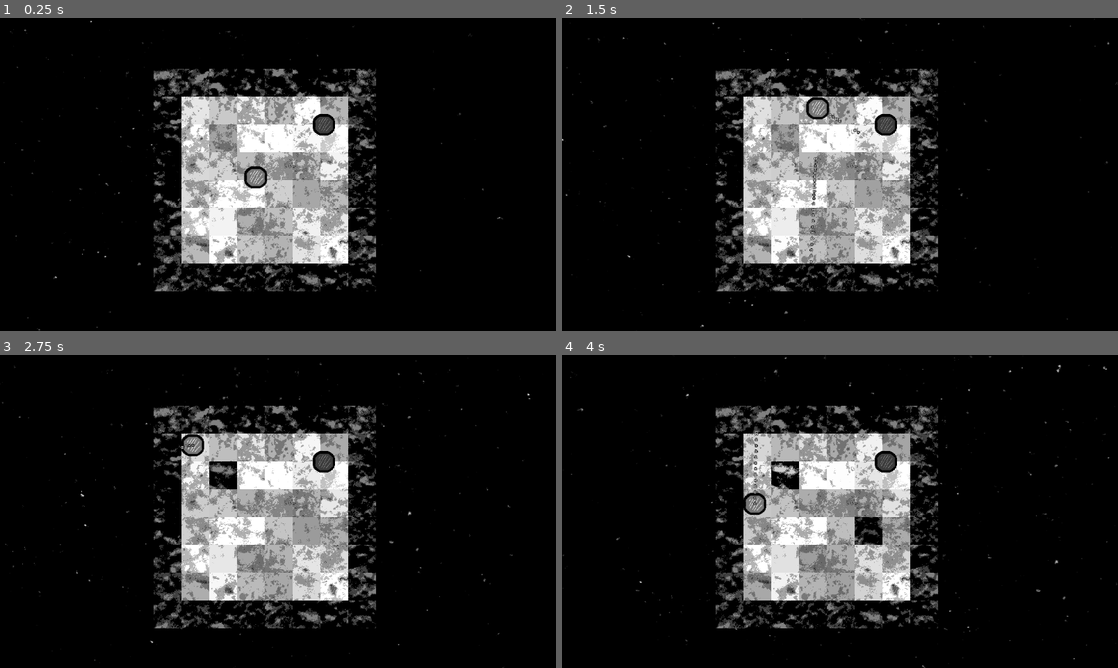
Above: before the commit, frames 1-4 (two rows, left to right).
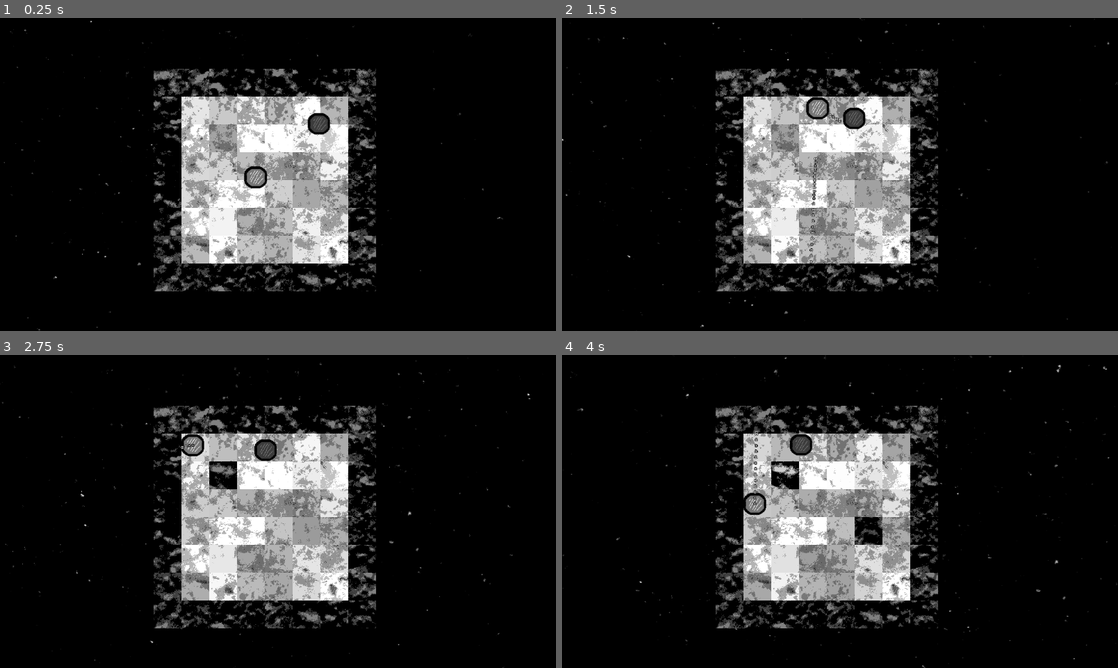
Above: after the commit, the same moments.

Repository: Indivicivet/ludumdare54
Game: Godot game, scene res://ludumdare54.tscn
The game is run twice, just before and just after one commit, with the same random seed, the same clock (stepped at 60 frames per second) and the same inputs.
Inputs (mouse positions are in pixels of both pictures, inside the frame that each line leads up to):
- Up to frame 1 (0.25 s): no input
- Up to frame 2 (1.5 s): move the mouse to (812, 237) at 0.52 s; press the mouse at (812, 237) at 0.53 s; hold Up (up) from 0.53 s (still down); move the mouse to (1006, 221) at 1.27 s; release the mouse at (1006, 221) at 1.28 s; click (1006, 221) at 1.35 s
- Up to frame 3 (2.75 s): move the mouse to (111, 464) at 2.02 s; release Up (up) at 2.03 s; press the mouse at (111, 464) at 2.03 s; hold Left (left) from 2.03 s (still down)
- Up to frame 4 (4 s): move the mouse to (867, 511) at 2.77 s; release the mouse at (867, 511) at 2.78 s; click (867, 511) at 2.85 s; move the mouse to (756, 433) at 3.52 s; release Left (left) at 3.53 s; press the mouse at (756, 433) at 3.53 s; hold Down (down) from 3.53 s (still down)

The runs differ from the first frame. In frame 1, 0.2% of the frame differs, in the area x 55-61%, y 30-38%; in frame 2, 0.5%, in the area x 50-61%, y 28-38%; in frame 3, 0.5%; in frame 4, 0.5%.

Commit message:
add dumb AI that slowly pathfinds to upper left

Diff:
--- a/ludumdare54.tscn
+++ b/ludumdare54.tscn
@@ -8,12 +8,18 @@
 [ext_resource type="Script" path="res://scripts/gun1.gd" id="5_1et4n"]
 [ext_resource type="Texture2D" uid="uid://dyql1ycffaje6" path="res://graphics/player0001.png" id="6_w1o1e"]
 [ext_resource type="PackedScene" uid="uid://telbw0j0atkg" path="res://floor_or_block.tscn" id="7_p865s"]
+[ext_resource type="Script" path="res://scripts/enemy_type1.gd" id="9_06evh"]
 
 [sub_resource type="CircleShape2D" id="CircleShape2D_gwbx5"]
 radius = 26.0192
 
 [sub_resource type="CircleShape2D" id="CircleShape2D_n466h"]
 radius = 24.0208
+
+[sub_resource type="NavigationPolygon" id="NavigationPolygon_0n3p2"]
+vertices = PackedVector2Array(411, 178, 805, 177, 805, 573, 409, 571)
+polygons = Array[PackedInt32Array]([PackedInt32Array(0, 1, 2, 3)])
+outlines = Array[PackedVector2Array]([PackedVector2Array(411, 178, 805, 177, 805, 573, 409, 571)])
 
 [node name="Node2D" type="Node2D"]
 script = ExtResource("1_v3hpp")
@@ -247,8 +253,9 @@
 [node name="CollisionShape2D" type="CollisionShape2D" parent="player"]
 shape = SubResource("CircleShape2D_gwbx5")
 
-[node name="enemy_type1" type="Area2D" parent="."]
+[node name="enemy_type1" type="CharacterBody2D" parent="."]
 position = Vector2(746, 245)
+script = ExtResource("9_06evh")
 
 [node name="Sprite2D" type="Sprite2D" parent="enemy_type1"]
 modulate = Color(0.501961, 0.501961, 0.501961, 1)
@@ -256,3 +263,8 @@
 
 [node name="CollisionShape2D" type="CollisionShape2D" parent="enemy_type1"]
 shape = SubResource("CircleShape2D_n466h")
+
+[node name="NavigationAgent2D" type="NavigationAgent2D" parent="enemy_type1"]
+
+[node name="NavigationRegion2D" type="NavigationRegion2D" parent="."]
+navigation_polygon = SubResource("NavigationPolygon_0n3p2")
--- /dev/null
+++ b/scripts/enemy_type1.gd
@@ -0,0 +1,30 @@
+extends CharacterBody2D
+
+
+const SPEED = 50
+
+var target_pos = Vector2(0, 0)
+
+
+@onready var navigation_agent = get_node("NavigationAgent2D")
+
+
+func _ready():
+	navigation_agent.path_desired_distance = 1.0
+	navigation_agent.target_desired_distance = 1.0
+	call_deferred("pathfinding_setup")
+
+
+func pathfinding_setup():
+	await get_tree().physics_frame
+	navigation_agent.target_position = target_pos
+
+
+func _physics_process(delta):
+	if navigation_agent.is_navigation_finished():
+		return
+
+	velocity = (
+		navigation_agent.get_next_path_position() - global_position
+	).normalized() * SPEED
+	move_and_slide()
Not shown: 1 places in ludumdare54.tscn that only renumber resources
